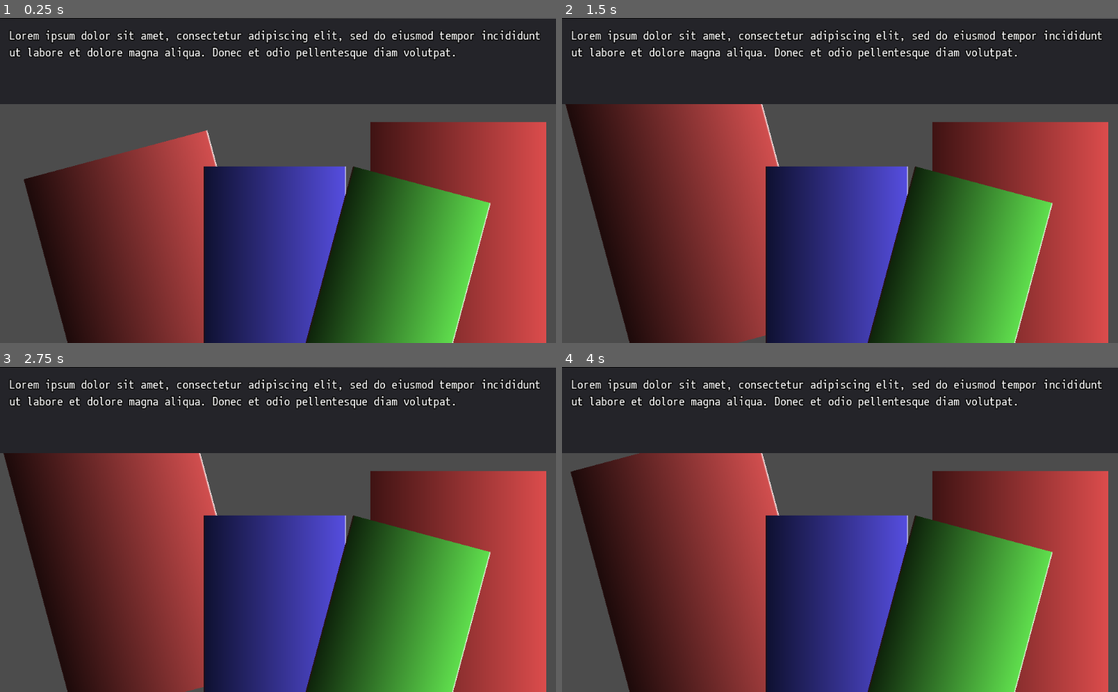
Above: before the commit, frames 1-4 (two rows, left to right).
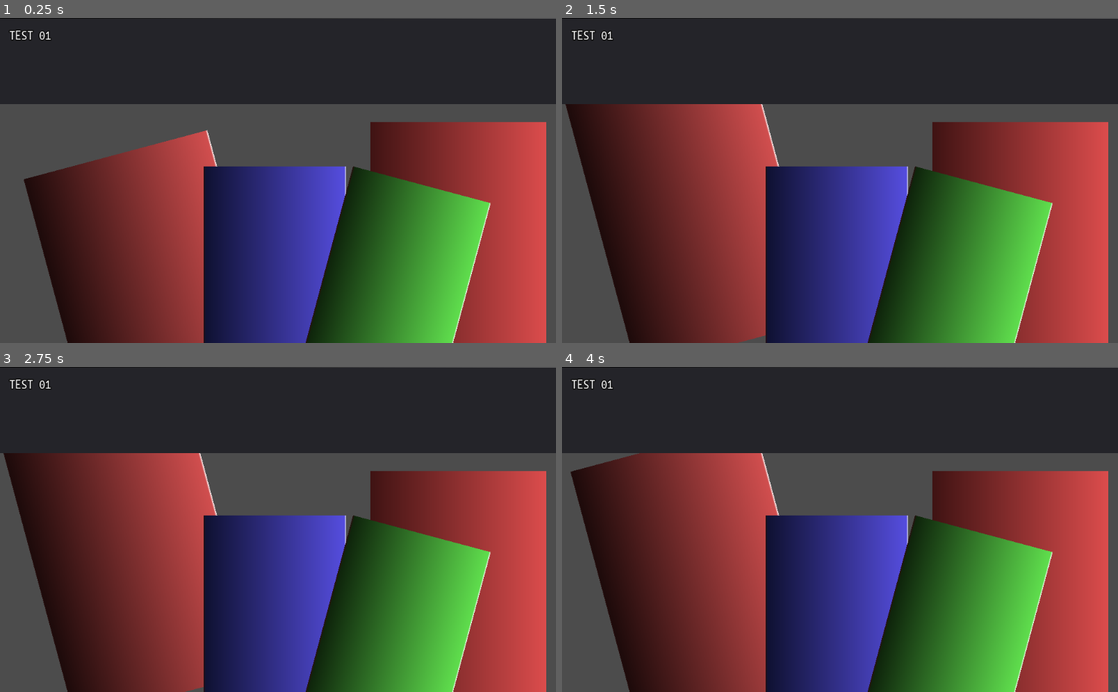
Above: after the commit, the same moments.

Repository: TomeSprout/slice-of-dice
Game: Godot game, scene res://src/stages/Level1.tscn
Same seed, same stepped clock (60 frames per second), same inputs: the game is played once before the commit and once after it.
Inputs (mouse positions are in pixels of both pictures, inside the frame that each line leads up to):
- Up to frame 1 (0.25 s): no input
- Up to frame 2 (1.5 s): tap Enter at 0.5 s; move the mouse to (1017, 245) at 0.52 s; hold Up (ui_up) 0.53-1.28 s; move the mouse to (695, 213) at 1.27 s; hold Down (ui_down) from 1.28 s (still down)
- Up to frame 3 (2.75 s): tap Space at 2 s; move the mouse to (333, 458) at 2.02 s; release Down (ui_down) at 2.03 s; hold Up (ui_up) from 2.03 s (still down)
- Up to frame 4 (4 s): move the mouse to (812, 594) at 2.77 s; move the mouse to (1006, 578) at 3.52 s; release Up (ui_up) at 3.53 s; hold Down (ui_down) from 3.53 s (still down)

The runs differ from the first frame. In frame 1, 2.1% of the frame differs, in the area x 1-98%, y 3-14%; in frame 2, 2.1%; in frame 3, 2.1%; in frame 4, 2.1%.
Error before the commit: Parse Error: The identifier "GamepathTextStore" isn't declared in the current scope. (res://src/text_box/Text_Label.gd:46)

Commit message:
Add autoload of gamepath_text_store.gd

Diff:
--- a/project.godot
+++ b/project.godot
@@ -24,6 +24,10 @@
 run/main_scene="res://src/stages/Level1.tscn"
 config/icon="res://icon.png"
 
+[autoload]
+
+GamepathTextStore="*res://src/gamepath_text/gamepath_text_store.gd"
+
 [physics]
 
 common/enable_pause_aware_picking=true
